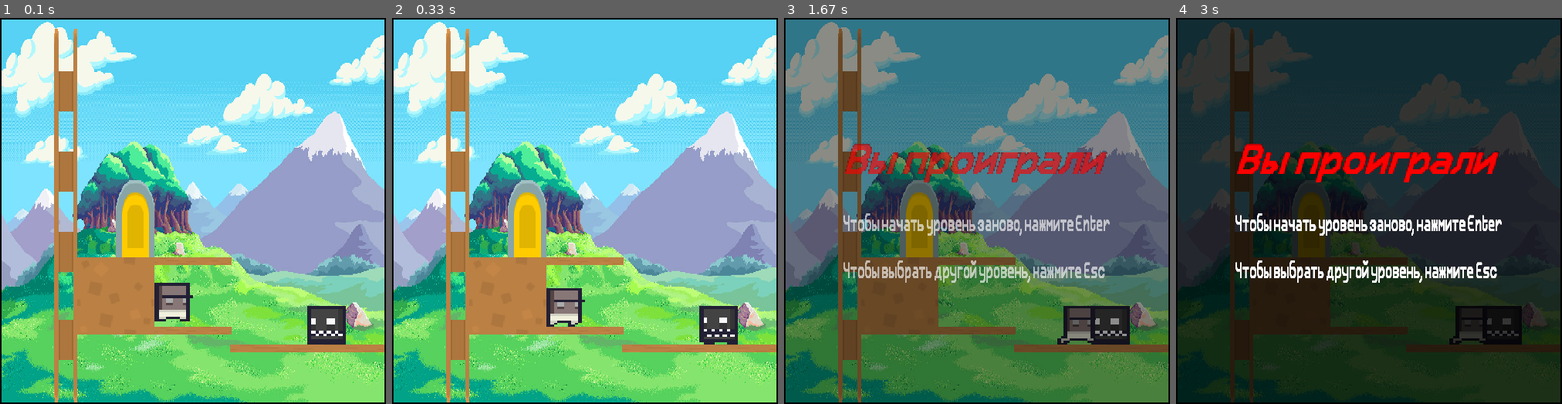
Above: before the commit, frames 1-4 (left to right).
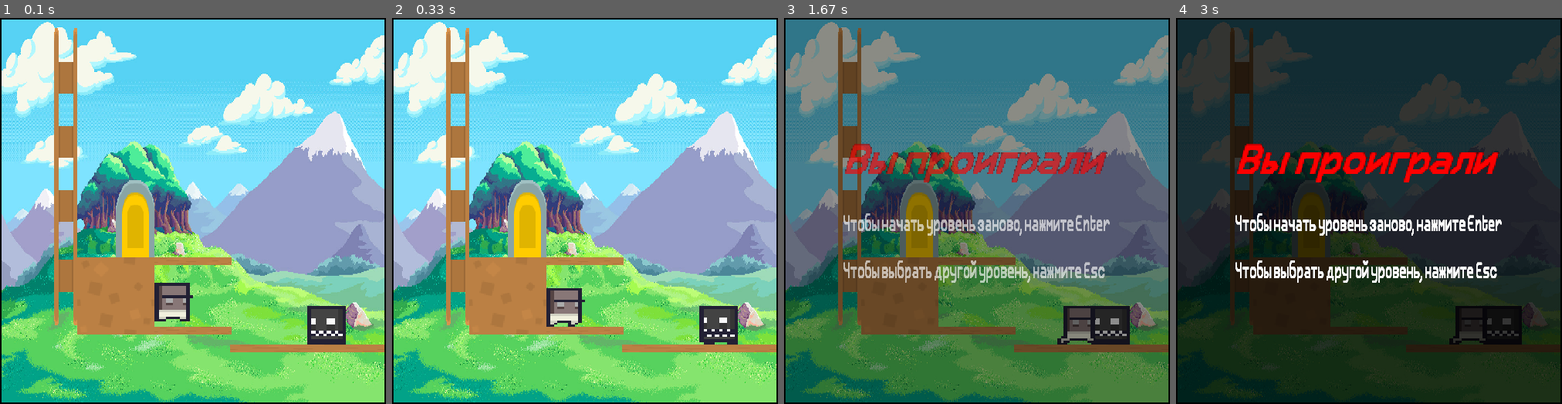
Above: after the commit, the same moments.

Repository: IgorKuptsov/PyGame-Project
Game: pygame game, started from main.py
Two runs of this game, one before a commit and one after it. Both use one fixed random seed, a clock stepped at 60 frames per second and the inputs below.
Inputs:
- Up to frame 1 (0.1 s): no input
- Up to frame 2 (0.33 s): no input
- Up to frame 3 (1.67 s): hold Right 0.33-0.8 s; hold Up 0.83-1.13 s
- Up to frame 4 (3 s): no input

The runs differ from the first frame. In frame 1, 2.5% of the frame differs, in the area x 14-20%, y 2-100%; in frame 2, 2.5%; in frame 3, 2.4%; in frame 4, 1.6%.

Commit message:
Исправил недоработку, которая заключается в том, что игрок находился в подвисшем состоянии, если спустился с лестницы, под которой было пустое пространство

Diff:
--- a/main.py
+++ b/main.py
@@ -102,7 +102,7 @@
         self.ladders = pg.sprite.Group()
         Ladder.ladders = self.ladders
         Ladder.all_sprites = self.all_sprites
-        Ladder(100 - LADDER_WIDTH, 10, LADDER_WIDTH, 498 - 310 + 300)
+        Ladder(100 - LADDER_WIDTH, 10, LADDER_WIDTH, 498 - 310 + 200)
 
         Portal.all_sprites = self.all_sprites
         self.portal = Portal(200 - PORTAL_SIZE[0], 310 - PORTAL_SIZE[1])
@@ -366,7 +366,7 @@
                 state = f'climb_{self.watching_dir}'
         if self.is_climbing[0]:
             if self.rect.y + PLAYER_SIZE < self.is_climbing[1].rect.y or self.is_climbing[1].rect.right < self.rect.x \
-                    or self.rect.x < self.is_climbing[1].rect.x - PLAYER_SIZE:
+                    or self.rect.x < self.is_climbing[1].rect.x - PLAYER_SIZE or self.rect.top > self.is_climbing[1].rect.bottom:
                 self.is_climbing = False, None
         # Colliding with portal
         if pg.sprite.collide_rect(self, Portal.portal):
@@ -404,7 +404,7 @@
                 self.cur_sound = self.jump_sound
                 # state = 'jump'
                 state = f'jump_{self.watching_dir}'
-        elif not self.is_climbing[0]:
+        elif not self.is_climbing[0] or (self.is_climbing[0] and self.is_jumping):
             state = f'jump_{self.watching_dir}'
             speed_y += self.falling_acceleration
             if self.falling_acceleration == 1:
@@ -439,14 +439,12 @@
         if self.counter % 5 == 0:
             super().update(state)
         self.counter += 1
-        if 'run' in state and self.counter % 5 == 0:
+        if 'run' in state and self.counter % 5 == 0 and not self.is_climbing[0] and not self.is_jumping:
             self.running_sound.play()
         elif 'climb' in state and speed_y and self.cur_sound != self.climbing_sound:
-            # print(self.counter)
             self.climbing_sound.play()
             self.cur_sound = self.climbing_sound
-        elif 'climb' in state and not speed_y or('climb' not in state and self.cur_sound == self.climbing_sound):
-            # print('aaa')
+        elif 'climb' in state and not speed_y or ('climb' not in state and self.cur_sound == self.climbing_sound):
             self.climbing_sound.stop()
             self.cur_sound = None
 
Not shown, added: data/Game-Menu.mp3
